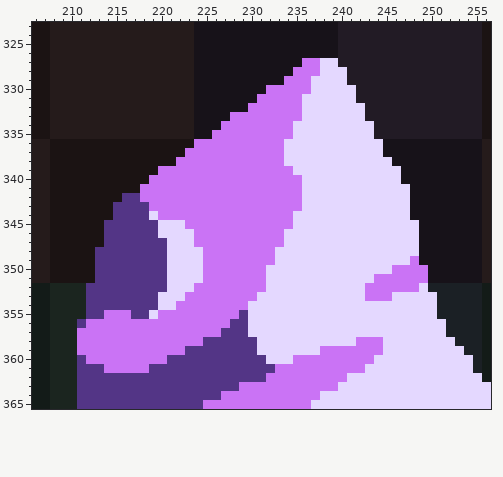
Edited in one commit: pixel-art file (assets/sprites/atlas/env.ase). This is how it looked before the edit.
736x736 pixels, 1 frame. Colours within 5 levels of each other are drawn and written as one. Shown: x 206..256, y 323..365. The commit also changed other parts of the picture, which this record leaves out.
After:
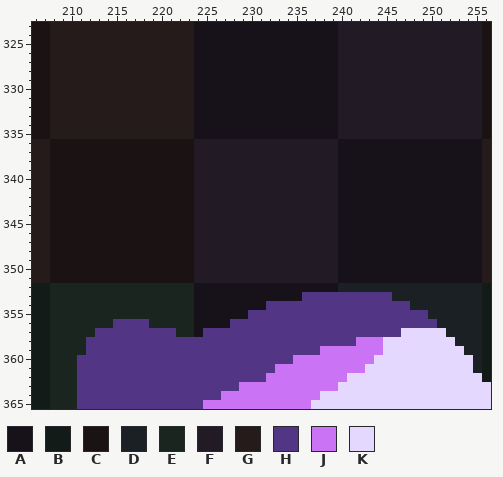
Palette (. is transparent): A #171219  B #131b18  C #1b1313  D #1b2025  E #1b251f  F #221b25  G #251b1b  H #533586  J #ca73f5  K #e4d8ff
Difference:
Layer "env":
y 327: x 236..239 JJKK -> AAAA
y 328: x 235..240 JJJKKK -> AAAAAF
y 329: x 234..240 JJJKKKK -> AAAAAAF
y 330: x 232..241 JJJJJKKKKK -> AAAAAAAAFF
y 331: x 231..241 JJJJJKKKKKK -> AAAAAAAAAFF
y 332: x 230..242 JJJJJJKKKKKKK -> AAAAAAAAAAFFF
y 333: x 228..242 JJJJJJJJKKKKKKK -> AAAAAAAAAAAAFFF
y 334: x 227..243 JJJJJJJJKKKKKKKKK -> AAAAAAAAAAAAAFFFF
y 335: x 226..243 JJJJJJJJJKKKKKKKKK -> AAAAAAAAAAAAAAFFFF
y 336: x 224..244 JJJJJJJJJJKKKKKKKKKKK -> FFFFFFFFFFFFFFFFAAAAA
y 337: x 223..244 JJJJJJJJJJJKKKKKKKKKKK -> CFFFFFFFFFFFFFFFFAAAAA
y 338: x 222..245 JJJJJJJJJJJJKKKKKKKKKKKK -> CCFFFFFFFFFFFFFFFFAAAAAA
y 339: x 220..246 JJJJJJJJJJJJJJJKKKKKKKKKKKK -> CCCCFFFFFFFFFFFFFFFFAAAAAAA
y 340: x 219..246 JJJJJJJJJJJJJJJJJKKKKKKKKKKK -> CCCCCFFFFFFFFFFFFFFFFAAAAAAA
y 341: x 218..247 JJJJJJJJJJJJJJJJJJKKKKKKKKKKKK -> CCCCCCFFFFFFFFFFFFFFFFAAAAAAAA
y 342: x 216..247 HHJJJJJJJJJJJJJJJJJJKKKKKKKKKKKK -> CCCCCCCCFFFFFFFFFFFFFFFFAAAAAAAA
y 343: x 215..247 HHHHJJJJJJJJJJJJJJJJJKKKKKKKKKKKK -> CCCCCCCCCFFFFFFFFFFFFFFFFAAAAAAAA
y 344: x 215..247 HHHHKJJJJJJJJJJJJJJJKKKKKKKKKKKKK -> CCCCCCCCCFFFFFFFFFFFFFFFFAAAAAAAA
y 345: x 214..248 HHHHHHKKKJJJJJJJJJJJJKKKKKKKKKKKKKK -> CCCCCCCCCCFFFFFFFFFFFFFFFFAAAAAAAAA
y 346: x 214..248 HHHHHHKKKKJJJJJJJJJJKKKKKKKKKKKKKKK -> CCCCCCCCCCFFFFFFFFFFFFFFFFAAAAAAAAA
y 347: x 214..248 HHHHHHHKKKJJJJJJJJJJKKKKKKKKKKKKKKK -> CCCCCCCCCCFFFFFFFFFFFFFFFFAAAAAAAAA
y 348: x 213..248 HHHHHHHHKKKKJJJJJJJJKKKKKKKKKKKKKKKK -> CCCCCCCCCCCFFFFFFFFFFFFFFFFAAAAAAAAA
y 349: x 213..248 HHHHHHHHKKKKJJJJJJJJKKKKKKKKKKKKKKKJ -> CCCCCCCCCCCFFFFFFFFFFFFFFFFAAAAAAAAA
y 350: x 213..249 HHHHHHHHKKKKJJJJJJJKKKKKKKKKKKKKKJJJJ -> CCCCCCCCCCCFFFFFFFFFFFFFFFFAAAAAAAAAA
y 351: x 213..249 HHHHHHHHKKKKJJJJJJJKKKKKKKKKKKKJJJJJJ -> CCCCCCCCCCCFFFFFFFFFFFFFFFFAAAAAAAAAA
y 352: x 212..249 HHHHHHHHHKKKJJJJJJJJKKKKKKKKKKKJJJJJJK -> EEEEEEEEEEEEAAAAAAAAAAAAAAAADDDDDDDDDD
y 353: x 212..250 HHHHHHHHKKKJJJJJJJJKKKKKKKKKKKKJJJKKKKK -> EEEEEEEEEEEEAAAAAAAAAAAAHHHHHHHHHHDDDDD
y 354: x 212..250 HHHHHHHHKKJJJJJJJJKKKKKKKKKKKKKKKKKKKKK -> EEEEEEEEEEEEAAAAAAAAHHHHHHHHHHHHHHHHDDD
y 355: x 212..250 HHJJJHHKJJJJJJJJJHKKKKKKKKKKKKKKKKKKKKK -> EEEEEEEEEEEEAAAAAAHHHHHHHHHHHHHHHHHHHHD
y 356: x 211..227 HJJJJJJJJJJJJJJJJ -> EEEEHHHHEEEEEAAAA; x 230..251 KKKKKKKKKKKKKKKKKKKKKK -> HHHHHHHHHHHHHHHHHHHHHD
y 357: x 211..226 JJJJJJJJJJJJJJJJ -> EEHHHHHHHHHEEAHH; x 230..246 KKKKKKKKKKKKKKKKK -> HHHHHHHHHHHHHHHHH
y 358: x 211..224 JJJJJJJJJJJJJJ -> EHHHHHHHHHHHHH; x 231..241 KKKKKKKKKKK -> HHHHHHHHHHH
y 359: x 211..222 JJJJJJJJJJJJ -> EHHHHHHHHHHH; x 231..237 KKKKKKK -> HHHHHHH
y 360: x 212..220 JJJJJJJJJ -> HHHHHHHHH; x 232..234 KKK -> HHH
y 361: x 214..218 JJJJJ -> HHHHH
